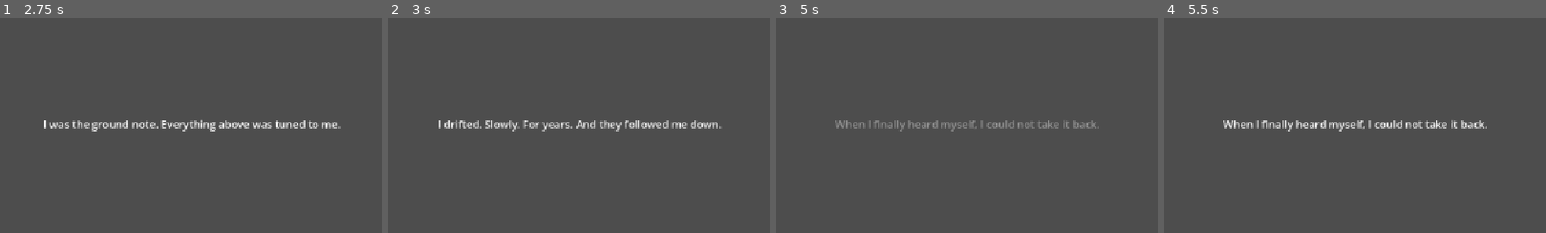
Above: before the commit, frames 1-4 (left to right).
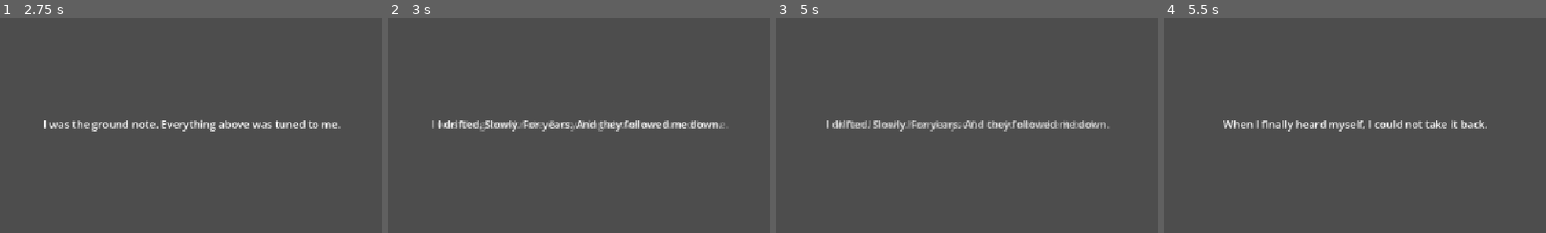
Above: after the commit, the same moments.

Repository: Babacooll/the-lost-choir
Game: Godot game, scene res://scenes/encounters/verse_bearer.tscn
Two runs of this game, one before a commit and one after it. Both use one fixed random seed, a clock stepped at 60 frames per second and the inputs below. This scene is started directly instead of the project's main scene. Sound files missing from this copy of the repository are replaced by a short silence.
Inputs (mouse positions are % of the whole screen's width and height, from its top left):
- Up to frame 1 (2.75 s): tap Enter at 0.5, 2 s; move the mouse to (72, 45) at 0.52 s; hold D (move_right) 0.53-1.25 s; tap K (answer) at 0.6, 2.3 s; click (72, 45) at 0.67 s; tap Space (jump) at 0.77, 1.25 s; drag from (30, 55) to (45, 70) at 1.27 s; move the mouse to (60, 28) at 2.02 s; hold D (move_right) from 2.03 s (still down); tap J (strike) at 2.1 s
- Up to frame 2 (3 s): release D (move_right) at 2.75 s; tap Space (jump) at 2.75 s; drag from (45, 70) to (20, 35) at 2.77 s
- Up to frame 3 (5 s): tap Enter at 3.5 s; move the mouse to (80, 65) at 3.52 s; hold A (move_left) 3.53-4.25 s; hold Shift 3.53-4.25 s; tap Space (jump) at 3.77, 4.25 s; tap K (answer) at 3.8 s; drag from (20, 35) to (35, 25) at 4.27 s
- Up to frame 4 (5.5 s): move the mouse to (55, 50) at 5.02 s; hold A (move_left) from 5.03 s (still down); tap Ctrl at 5.1 s; click (55, 50) at 5.17 s; tap K (answer) at 5.3 s
The pictures show only the part of the screen within x 3-53%, y 39-89%; the shares and areas given below are measured in that part.

Frame 1 is identical in both runs. In frame 2, 0.8% of the frame differs, in the area x 11-89%, y 47-53%; in frame 3, 1.4%, in the area x 13-87%, y 47-53%; in frame 4, nothing differs.

Commit message:
MICH-607 remediation: true crossfade on narrative line-to-line clears
Engineering Reviewer found the "next line begins" release did a
same-frame hard cut (old label hidden, new one started at alpha 0),
producing a one-frame fully-blank swap on every non-final line — a
smaller instance of the defect this issue exists to fix. Engineering
Lead ruled the single-Label constraint was an implementation detail,
not something rule 4 was written around, and directed a second label
for a genuine overlap.

Adds NarrativeLayer/LabelB to the verse_bearer scene. The two labels
ping-pong: on a release, the outgoing line starts an independent
300ms fade-out on its label while the incoming line fades in over its
own 200ms on the other label, running concurrently. The final line's
self-clear path (no successor to release it) is untouched — still a
single label fading itself out after its own floor.

Rewrote test_no_blank_interval_between_consecutive_narrative_lines to
assert on actual on-screen label alpha (hidden labels don't count)
instead of _line_visible, which flips false->true inside one call and
could never observe an in-between state. Also fixed a sampling bug in
that test: it stopped as soon as narrative_lines_delivered() reached 2,
before the frame after the swap where a hard-cut's dip would actually
be visible — extended the window to keep sampling ~20 more ticks past
the swap. Verified against a scratch hard-cut variant (independent
300ms fade replaced with an instant hide) that the rewritten test
fails (0.083 measured, well under the 0.95 threshold) before
confirming it passes against the real crossfade.

Tightened test_narrative_line_holds_full_legibility_for_1800ms_after_fade_in
to assert modulate.a == 1.0 through the hold, not just elapsed time.

Co-authored-by: multica-agent <github@multica.ai>

Diff:
--- a/scenes/encounters/verse_bearer.tscn
+++ b/scenes/encounters/verse_bearer.tscn
@@ -22,3 +22,11 @@
 offset_bottom = 440.0
 horizontal_alignment = 1
 autowrap_mode = 2
+
+[node name="LabelB" type="Label" parent="NarrativeLayer"]
+offset_left = 40.0
+offset_top = 400.0
+offset_right = 600.0
+offset_bottom = 440.0
+horizontal_alignment = 1
+autowrap_mode = 2
--- a/scripts/encounters/restoration_encounter.gd
+++ b/scripts/encounters/restoration_encounter.gd
@@ -73,7 +73,23 @@
 var _line_is_final: bool = false
 var _current_line_text: String = ""
 
+## Which of the two labels (0 = _label, 1 = _label_b) currently holds the
+## line tracked by _line_visible / _line_elapsed_ms. The two labels ping-pong
+## on every non-final release so an outgoing line's 300 ms fade-out can run
+## on one label while the incoming line's 200 ms fade-in runs on the other —
+## a genuine overlap, not a sequential hide-then-show (§3.2 rule 4).
+var _active_label_index: int = 0
+
+## The line clearing on the label _not_ currently active, mid its own
+## independent 300 ms fade-out timer. Only ever set on a "next line begins"
+## release — the final line's self-clear still runs through _line_elapsed_ms
+## on the single active label, untouched by this.
+var _outgoing_active: bool = false
+var _outgoing_elapsed_ms: float = 0.0
+var _outgoing_index: int = -1
+
 @onready var _label: Label = get_node_or_null("NarrativeLayer/Label")
+@onready var _label_b: Label = get_node_or_null("NarrativeLayer/LabelB")
 
 
 func _ready() -> void:
@@ -84,7 +100,13 @@
 	_emitter.tell_missed.connect(_on_note_missed)
 	if _label != null:
 		_label.hide()
+	if _label_b != null:
+		_label_b.hide()
 	_open_note()
+
+
+func _label_for(index: int) -> Label:
+	return _label if index == 0 else _label_b
 
 
 func _find_player() -> void:
@@ -201,9 +223,14 @@
 	if _line_visible and _line_elapsed_ms < LINE_RELEASE_GATE_MS:
 		return  # the current line hasn't held its full 1800 ms of legibility yet
 	if _line_visible:
-		# The next line begins now, so the outgoing one clears in the same
-		# instant it's replaced — no blank interval between them (§3.2 rule 4).
-		_hide_current_line()
+		# The next line begins now: the outgoing line starts its own 300 ms
+		# fade-out on its label while the incoming line fades in on the other
+		# one, overlapping — a true crossfade, not a hide-then-show, so there
+		# is no blank frame between them (§3.2 rule 4).
+		_outgoing_active = true
+		_outgoing_elapsed_ms = 0.0
+		_outgoing_index = _narrative_index - 1
+		_active_label_index = 1 - _active_label_index
 	_show_line(_narrative_index)
 	_narrative_index += 1
 
@@ -213,35 +240,52 @@
 	_line_elapsed_ms = 0.0
 	_line_is_final = index + 1 >= MAX_NARRATIVE_LINES or index + 1 >= NARRATIVE_LINES.size()
 	_current_line_text = NARRATIVE_LINES[index]
-	if _label != null:
-		_label.text = _current_line_text
-		_label.modulate.a = 0.0
-		_label.show()
+	var label := _label_for(_active_label_index)
+	if label != null:
+		label.text = _current_line_text
+		label.modulate.a = 0.0
+		label.show()
 	line_shown.emit(index, _current_line_text)
 
 
+## Only the final line's self-clear (no successor to release it) still goes
+## through this — a "next line begins" release clears the outgoing line via
+## the independent _outgoing_* fade in _tick_narrative instead.
 func _hide_current_line() -> void:
 	var index := _narrative_index - 1
 	_line_visible = false
-	if _label != null:
-		_label.hide()
+	var label := _label_for(_active_label_index)
+	if label != null:
+		label.hide()
 	line_hidden.emit(index)
 
 
 func _tick_narrative(delta_ms: float) -> void:
+	if _outgoing_active:
+		_outgoing_elapsed_ms += delta_ms
+		var outgoing_label := _label_for(1 - _active_label_index)
+		if _outgoing_elapsed_ms >= LINE_FADE_MS:
+			_outgoing_active = false
+			if outgoing_label != null:
+				outgoing_label.hide()
+			line_hidden.emit(_outgoing_index)
+		elif outgoing_label != null:
+			outgoing_label.modulate.a = 1.0 - clampf(_outgoing_elapsed_ms / LINE_FADE_MS, 0.0, 1.0)
+
 	if not _line_visible:
 		return
 	_line_elapsed_ms += delta_ms
+	var label := _label_for(_active_label_index)
 	if _line_elapsed_ms < LINE_FADE_IN_MS:
-		if _label != null:
-			_label.modulate.a = clampf(_line_elapsed_ms / LINE_FADE_IN_MS, 0.0, 1.0)
+		if label != null:
+			label.modulate.a = clampf(_line_elapsed_ms / LINE_FADE_IN_MS, 0.0, 1.0)
 		return
 	if not _line_is_final or _line_elapsed_ms < LINE_RELEASE_GATE_MS:
 		# Fully legible and waiting: either still inside its 1800 ms floor, or
 		# past it but holding for a successor that hasn't released yet — a
 		# line is a passive layer and never times itself out on a note clock.
-		if _label != null:
-			_label.modulate.a = 1.0
+		if label != null:
+			label.modulate.a = 1.0
 		return
 	# The last line has no successor to release it, so once its own floor is
 	# reached it fades itself out (§3.2 rule 4's degenerate case).
@@ -249,8 +293,8 @@
 	if fade_elapsed_ms >= LINE_FADE_MS:
 		_hide_current_line()
 		return
-	if _label != null:
-		_label.modulate.a = 1.0 - clampf(fade_elapsed_ms / LINE_FADE_MS, 0.0, 1.0)
+	if label != null:
+		label.modulate.a = 1.0 - clampf(fade_elapsed_ms / LINE_FADE_MS, 0.0, 1.0)
 
 
 func current_line_text() -> String:
--- a/tests/unit/test_restoration_encounter.gd
+++ b/tests/unit/test_restoration_encounter.gd
@@ -185,56 +185,115 @@
 	assert_eq(_encounter.state, _encounter.State.RESTORED)
 
 
+## A label's alpha only counts while it's actually on screen — Label.hide()
+## leaves modulate.a untouched, so a hard cut (old label hidden at alpha 1.0,
+## new label just shown at alpha 0.0) would read as "1.0" on either label
+## alone and hide the very defect these tests exist to catch.
+func _visible_alpha(label: Label) -> float:
+	return label.modulate.a if label.visible else 0.0
+
+
 ## §3.2 rule 4: full legibility is a minimum of 1800 ms measured from the end
 ## of the 200 ms fade-in — a 2000 ms floor from the line's onset — not the
-## 1800-ms-from-onset window the pre-fix implementation held it for.
+## 1800-ms-from-onset window the pre-fix implementation held it for. Asserts
+## the actual rendered opacity throughout, not just elapsed time.
 func test_narrative_line_holds_full_legibility_for_1800ms_after_fade_in() -> void:
-	await _wait_until(func(): return _encounter._emitter.is_open())
-	await _press_answer()
-	await _wait_until(func(): return _encounter.narrative_lines_delivered() >= 1, 120)
-	assert_true(_encounter._line_visible, "the first line should show at the first gap")
+	# The shared _encounter from before_each is a bare RestorationEncounterScript.new()
+	# (a plain Node2D) with no NarrativeLayer/Label child, so its _label is null and
+	# any assertion on _label would silently no-op the whole test body. This test
+	# needs the real label, so it instantiates the actual scene instead.
+	var encounter = VerseBearerScene.instantiate()
+	add_child_autofree(encounter)
+	encounter.global_position = Vector2(100, 20)
+	encounter.set_player(_player)
+	await get_tree().physics_frame
+	await get_tree().physics_frame
+
+	assert_not_null(encounter._label, "the scene-instantiated bearer must resolve a real NarrativeLayer/Label")
+	if encounter._label == null:
+		return  # nothing further to check without a label to observe
+
+	await _wait_until(func(): return encounter._emitter.is_open())
+	await _press_answer()
+	await _wait_until(func(): return encounter.narrative_lines_delivered() >= 1, 120)
+	assert_true(encounter._line_visible, "the first line should show at the first gap")
+
+	await _wait_until(func(): return encounter._label.modulate.a >= 1.0, 30)
 
 	# Keep answering every note that opens so a release attempt (a gap) keeps
 	# firing roughly every 1100 ms — close enough to the 2000 ms gate that an
 	# early gate would show up here as a premature swap to line 2.
+	var min_alpha_after_fade_in := 2.0
 	var ticks := 0
-	while _encounter._line_elapsed_ms < 1900.0 and ticks < 200:
-		if _encounter._emitter.is_open():
+	while encounter._line_elapsed_ms < 1900.0 and ticks < 200:
+		min_alpha_after_fade_in = minf(min_alpha_after_fade_in, _visible_alpha(encounter._label))
+		if encounter._emitter.is_open():
 			await _press_answer()
 		else:
 			await get_tree().physics_frame
 		ticks += 1
 
-	assert_eq(_encounter.narrative_lines_delivered(), 1,
+	assert_eq(encounter.narrative_lines_delivered(), 1,
 		"line 1 must still be the only line delivered just short of its 1800 ms full-legibility floor")
-	assert_true(_encounter._line_visible, "line 1 must not hide before its full-legibility floor elapses")
-
-
-## §3.2 rule 4: a line clears when the next line begins, or after its 1800 ms
-## floor, whichever is later — on a clean run there is no blank interval
-## between two consecutive lines, unlike the pre-fix implementation's ~400 ms
-## dead beat between a line's 1800 ms hold expiring and the next gap arriving.
+	assert_true(encounter._line_visible, "line 1 must not hide before its full-legibility floor elapses")
+	assert_eq(min_alpha_after_fade_in, 1.0,
+		"line 1 must stay at full, on-screen opacity throughout its legibility floor, not just elapse in time")
+
+
+## §3.2 rule 4: a line clears over 300 ms when the next line begins, while the
+## incoming line fades in over its own 200 ms — a true crossfade, so combined
+## on-screen opacity across the two labels never drops toward 0 between two
+## consecutive lines on a clean run, unlike the pre-fix ~400 ms blank gap or a
+## same-frame hard cut (which this also catches, since a hidden label's alpha
+## does not count per _visible_alpha).
 func test_no_blank_interval_between_consecutive_narrative_lines() -> void:
-	await _wait_until(func(): return _encounter._emitter.is_open())
-	await _press_answer()
-	await _wait_until(func(): return _encounter.narrative_lines_delivered() >= 1, 120)
-	assert_true(_encounter._line_visible, "the first line should show at the first gap")
-
-	var observed_blank := false
+	var encounter = VerseBearerScene.instantiate()
+	add_child_autofree(encounter)
+	encounter.global_position = Vector2(100, 20)
+	encounter.set_player(_player)
+	await get_tree().physics_frame
+	await get_tree().physics_frame
+
+	assert_not_null(encounter._label, "the scene-instantiated bearer must resolve a real NarrativeLayer/Label")
+	assert_not_null(encounter._label_b, "the scene-instantiated bearer must resolve a second crossfade label")
+	if encounter._label == null or encounter._label_b == null:
+		return  # nothing further to check without both labels to observe
+
+	await _wait_until(func(): return encounter._emitter.is_open())
+	await _press_answer()
+	await _wait_until(func(): return encounter.narrative_lines_delivered() >= 1, 120)
+	assert_true(encounter._line_visible, "the first line should show at the first gap")
+
+	# Line 1's own 200 ms fade-in from 0 is expected and not the property
+	# under test — start tracking only once it has reached full opacity, so
+	# the measurement window covers just the swap to line 2.
+	await _wait_until(func(): return encounter._label.modulate.a >= 1.0, 30)
+
+	# Stopping as soon as narrative_lines_delivered() reaches 2 would miss the
+	# very frame the swap lands on — that flag flips synchronously inside the
+	# same release call that starts the crossfade, so an alpha dip a hard cut
+	# would produce only becomes observable on the *next* sample, one frame
+	# later. Keep sampling for a further 20 ticks (well past the 300 ms /
+	# ~18-frame fade-out) once the swap is seen, so the whole crossfade
+	# window is actually covered.
+	var min_combined_alpha := 2.0
 	var ticks := 0
-	while _encounter.narrative_lines_delivered() < 2 and ticks < 260:
-		if not _encounter._line_visible:
-			observed_blank = true
-		if _encounter._emitter.is_open():
+	var post_swap_ticks := 0
+	while post_swap_ticks < 20 and ticks < 260:
+		var combined := _visible_alpha(encounter._label) + _visible_alpha(encounter._label_b)
+		min_combined_alpha = minf(min_combined_alpha, combined)
+		if encounter.narrative_lines_delivered() >= 2:
+			post_swap_ticks += 1
+		if encounter._emitter.is_open():
 			await _press_answer()
 		else:
 			await get_tree().physics_frame
 		ticks += 1
 
-	assert_eq(_encounter.narrative_lines_delivered(), 2,
+	assert_eq(encounter.narrative_lines_delivered(), 2,
 		"line 2 should have released by now on a clean run of continuous answers")
-	assert_false(observed_blank,
-		"the line must never go invisible between line 1 clearing and line 2 beginning")
+	assert_gt(min_combined_alpha, 0.95,
+		"combined on-screen opacity across the two labels must stay effectively continuous across the swap")
 
 
 func test_narrative_lines_match_the_approved_restoration_narrative() -> void:
